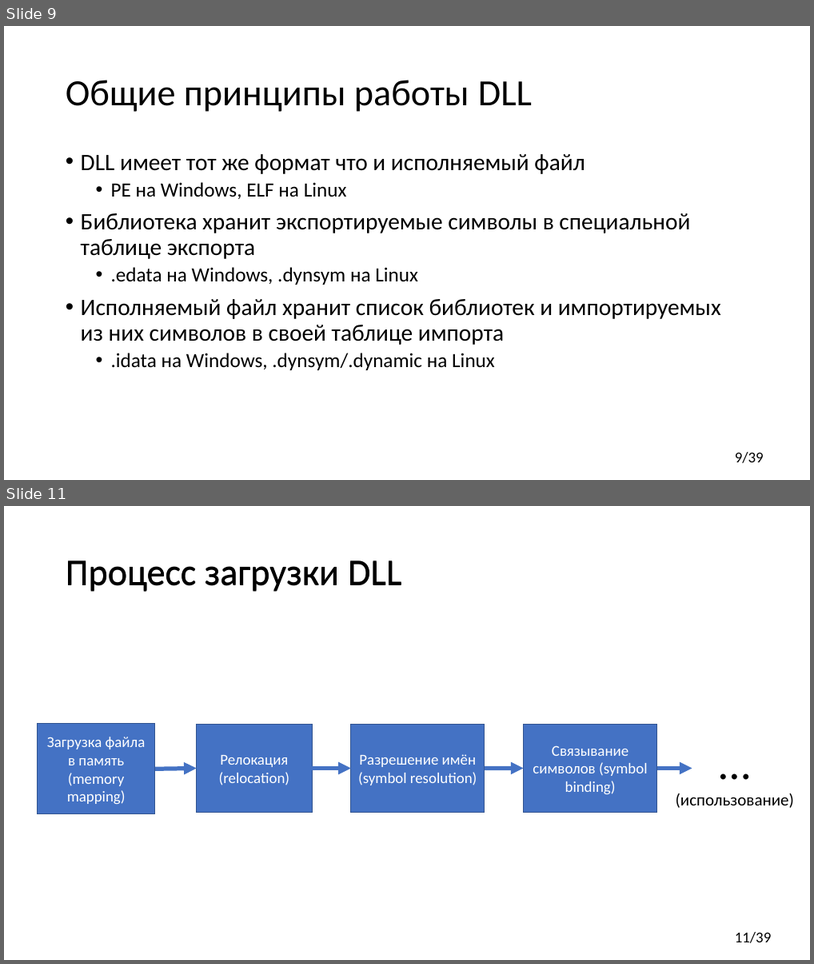
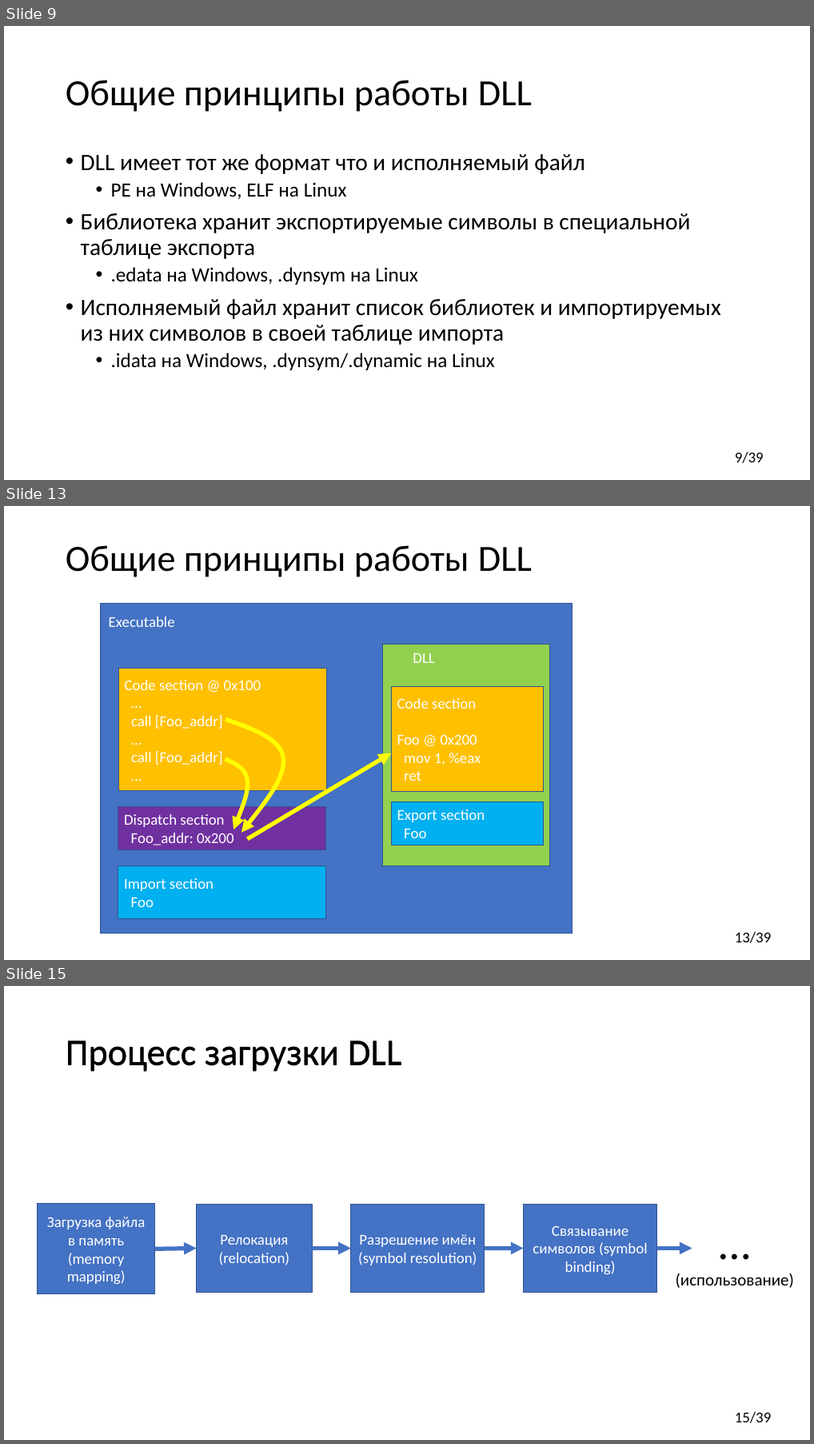
Before and after one commit to yugr/CppRussia, a slide deck: 2024/RU.pptx. Shown one above the other, each under a label of ours: slides 9 and 11 before the commit, slides 9, 13 and 15 after it; the slides between them are not shown. The pictures are 814x964 and 814x1444 pixels, drawn with LibreOffice and Linux fonts; fonts in the diff are those of the drawing. Boxes give left, top, right and bottom in pixels: in the first picture for what was removed or moved away, otherwise in the second. Text is boxed around its words. In the diff, an @@ line names an element or a change of style, - is before the commit and + after.

```diff
--- a/2024/RU.pptx
+++ b/2024/RU.pptx
@@ slide 13 added at bbox=[4, 506, 810, 960], background #FFFFFF; not listed: 1 template element that a slide beside it also shows @@
@@ title added at bbox=[66, 545, 532, 577], 44 pt, text #000000 @@
+Общие принципы работы DLL
@@ rectangle added at bbox=[101, 603, 574, 933], fill #4472C4, outline #325491 1 pt @@
@@ text added at bbox=[109, 616, 175, 627], 18 pt, text #FFFFFF @@
+Executable
@@ rectangle added at bbox=[382, 644, 550, 865], fill #92D050, outline #325491 1 pt @@
@@ rectangle added at bbox=[118, 668, 326, 790], fill #FFC000, outline #325491 1 pt, 18 pt, text #FFFFFF @@
+Code section @ 0x100
+…
+call [Foo_addr]
+…
+call [Foo_addr]
+…
@@ text added at bbox=[413, 653, 434, 663], 18 pt, text #FFFFFF @@
+DLL
@@ rectangle added at bbox=[391, 686, 543, 792], fill #FFC000, outline #325491 1 pt, 18 pt, text #FFFFFF @@
+Code section
+Foo @ 0x200
+mov 1, %eax
+ret
@@ freeform shape added at bbox=[226, 719, 284, 832], outline #FFFF00 5 pt @@
@@ freeform shape added at bbox=[225, 759, 247, 830], outline #FFFF00 5 pt @@
@@ arrow added from (248, 839) to (391, 753), #FFFF00 5 pt @@
@@ rectangle added at bbox=[118, 806, 326, 849], fill #7030A0, outline #325491 1 pt, 18 pt, text #FFFFFF @@
+Dispatch section
+Foo_addr: 0x200
@@ rectangle added at bbox=[391, 802, 543, 844], fill #00B0F0, outline #325491 1 pt, 18 pt, text #FFFFFF @@
+Export section
+Foo
@@ rectangle added at bbox=[118, 865, 326, 919], fill #00B0F0, outline #325491 1 pt, 18 pt, text #FFFFFF @@
+Import section
+Foo
@@ what was slide 11 is now slide 15 @@
@@ page number at bbox=[735, 1412, 772, 1423]: text changed @@
-11/39
+15/39
```
Also in this commit, not shown: 7 slides changed, 5 other slides added, 1 other file.
